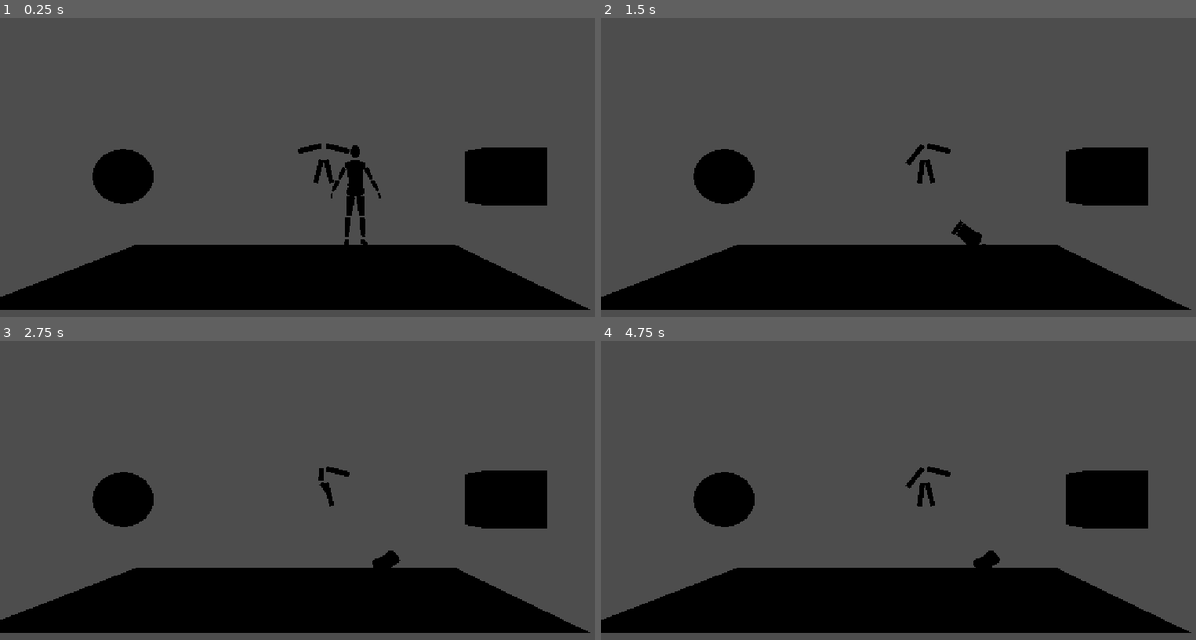
Above: before the commit, frames 1-4 (two rows, left to right).
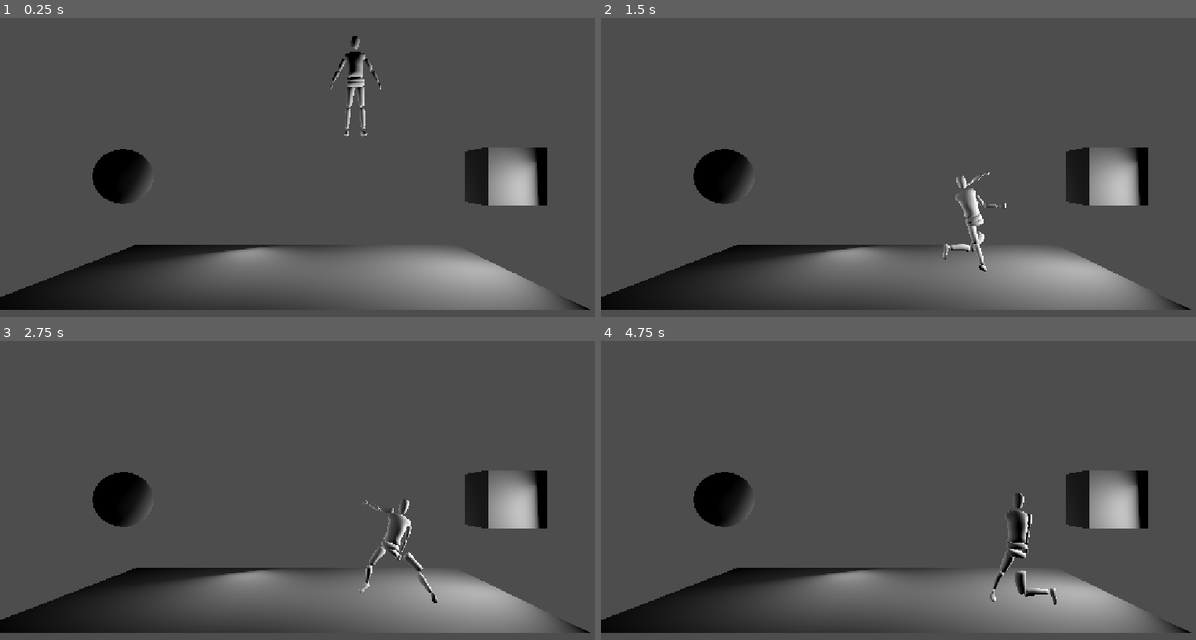
Above: after the commit, the same moments.

Repository: The-MEDINA/SNAP-back
Game: Godot game, scene res://Scenes/controlsTesting.tscn
The game is run twice, just before and just after one commit, with the same random seed, the same clock (stepped at 60 frames per second) and the same inputs. This scene is started directly instead of the project's main scene.
Inputs (mouse positions are in pixels of both pictures, inside the frame that each line leads up to):
- Up to frame 1 (0.25 s): no input
- Up to frame 2 (1.5 s): move the mouse to (1053, 158) at 0.52 s; press the mouse at (1053, 158) at 0.53 s; hold D (LeftThumbstickRight) 0.53-1.28 s; right-click (1053, 158) at 0.8 s; move the mouse to (791, 194) at 1.27 s; release the mouse at (791, 194) at 1.28 s; hold S (LeftThumbstickDown) from 1.28 s (still down); right-click (791, 194) at 1.35 s
- Up to frame 3 (2.75 s): click (190, 517) at 1.55 s; move the mouse to (374, 421) at 2.02 s; release S (LeftThumbstickDown) at 2.03 s; press the mouse at (374, 421) at 2.03 s; hold D (LeftThumbstickRight) from 2.03 s (still down); right-click (374, 421) at 2.3 s
- Up to frame 4 (4.75 s): move the mouse to (880, 571) at 2.77 s; release D (LeftThumbstickRight) at 2.78 s; release the mouse at (880, 571) at 2.78 s; hold W (LeftThumbstickUp) 2.78-3.53 s; right-click (880, 571) at 2.85 s; click (880, 571) at 3.05 s; move the mouse to (1100, 553) at 3.52 s; press the mouse at (1100, 553) at 3.53 s; hold S (LeftThumbstickDown) from 3.53 s (still down); right-click (1100, 553) at 3.8 s; move the mouse to (725, 445) at 4.27 s; release the mouse at (725, 445) at 4.28 s; right-click (725, 445) at 4.35 s; click (725, 445) at 4.55 s

The runs differ from the first frame. In frame 1, 19% of the frame differs, in the area x 10-99%, y 6-98%; in frame 2, 19%; in frame 3, 18%; in frame 4, 19%.

Commit message:
Body anti-flopping code in characterController

Diff:
--- a/snap-back/Character/top.tscn
+++ b/snap-back/Character/top.tscn
@@ -85,7 +85,7 @@
 radius = 0.025635619
 height = 0.2551312
 
-[node name="Top2" type="Node3D" unique_id=1504632149]
+[node name="Top" type="Node3D" unique_id=1504632149]
 script = ExtResource("1_5gjlt")
 
 [node name="ArmatureTop" type="Node3D" parent="." unique_id=1541505979]
@@ -170,10 +170,10 @@
 [node name="PhysicalBoneSimulator3D" type="PhysicalBoneSimulator3D" parent="ArmatureTop/Skeleton3D" unique_id=361372472]
 
 [node name="Physical Bone RootTorso" type="PhysicalBone3D" parent="ArmatureTop/Skeleton3D/PhysicalBoneSimulator3D" unique_id=197949460]
-transform = Transform3D(1, 2.3842188e-07, 2.1316282e-13, -2.180153e-08, 0.09144187, -0.99581045, -2.3742301e-07, 0.99581045, 0.09144187, 1.233134e-10, 0.29997373, 0.0057995953)
-visible = false
-joint_offset = Transform3D(1, 0, 0, 0, 1, 0, 0, 0, 1, -1.2342233e-10, 2.2544565e-07, 0.25880635)
-body_offset = Transform3D(1, 3.2684966e-12, 2.2026825e-13, 2.220446e-13, -7.450581e-09, -1.0000001, -3.2969183e-12, 1.0000001, -7.450581e-09, 1.2336532e-10, 0.25880638, -2.2351742e-07)
+transform = Transform3D(1, 2.3842188e-07, 2.1316282e-13, -2.180153e-08, 0.09144187, -0.99581045, -2.3742301e-07, 0.99581045, 0.09144187, 1.4748429e-10, 0.29997373, 0.0057995953)
+visible = false
+joint_offset = Transform3D(1, 0, 0, 0, 1, 0, 0, 0, 1, -1.4759322e-10, 2.2544565e-07, 0.25880635)
+body_offset = Transform3D(1, 3.2684966e-12, 2.2026825e-13, 2.220446e-13, -7.450581e-09, -1.0000001, -3.2969183e-12, 1.0000001, -7.450581e-09, 1.475362e-10, 0.25880638, -2.2351742e-07)
 mass = 4.0
 bone_name = "RootTorso"
 
@@ -223,7 +223,7 @@
 mass = 8.5
 bone_name = "ForearmL"
 joint_constraints/angular_limit_enabled = false
-joint_constraints/angular_limit_upper = 169.99997
+joint_constraints/angular_limit_upper = 169.99995
 joint_constraints/angular_limit_lower = 0.0
 joint_constraints/angular_limit_bias = 0.3
 joint_constraints/angular_limit_softness = 0.9
@@ -275,7 +275,7 @@
 bone_name = "ForearmR"
 joint_constraints/angular_limit_enabled = false
 joint_constraints/angular_limit_upper = 0.0
-joint_constraints/angular_limit_lower = -169.99997
+joint_constraints/angular_limit_lower = -169.99995
 joint_constraints/angular_limit_bias = 0.3
 joint_constraints/angular_limit_softness = 0.9
 joint_constraints/angular_limit_relaxation = 1.0
--- a/snap-back/Scenes/controlsTesting.tscn
+++ b/snap-back/Scenes/controlsTesting.tscn
@@ -2,11 +2,9 @@
 
 [ext_resource type="Script" uid="uid://bkj4gqnxp8h6h" path="res://Scripts/gameStateMachine.gd" id="1_m2lay"]
 [ext_resource type="Script" uid="uid://cgsidc77wnwmg" path="res://Scripts/cameraController.gd" id="1_n7tqr"]
-[ext_resource type="Script" uid="uid://cbgw1kae8a2b" path="res://Scripts/limb.gd" id="1_r4tmq"]
+[ext_resource type="Script" uid="uid://cfu1b0fs0y1b4" path="res://Scripts/characterController.gd" id="3_gg4yg"]
 [ext_resource type="PackedScene" uid="uid://b4rd8a8jyeqrj" path="res://Character/bottom_1.tscn" id="4_gg4yg"]
 [ext_resource type="PackedScene" uid="uid://bh6a3dx6tk8on" path="res://Character/top.tscn" id="5_6tqc2"]
-
-[sub_resource type="BoxMesh" id="BoxMesh_u1c42"]
 
 [sub_resource type="SphereMesh" id="SphereMesh_5f8x6"]
 
@@ -30,32 +28,6 @@
 object2 = NodePath("../TestCharacter2")
 cameraBounds = NodePath("../CameraBounds")
 
-[node name="Limb" type="MeshInstance3D" parent="." unique_id=419198381]
-transform = Transform3D(0.1, 0, 0, 0, 0.5, 0, 0, 0, 0.1, 0.5843823, 0.35, -1.0211128)
-mesh = SubResource("BoxMesh_u1c42")
-script = ExtResource("1_r4tmq")
-baseDirection = Vector3(-0.25, -1.01, 0)
-
-[node name="Limb2" type="MeshInstance3D" parent="." unique_id=2119752659]
-transform = Transform3D(0.1, 0, 0, 0, 0.5, 0, 0, 0, 0.1, 0.68438244, 0.35, -1.0211128)
-mesh = SubResource("BoxMesh_u1c42")
-script = ExtResource("1_r4tmq")
-left = false
-baseDirection = Vector3(0.25, -1.01, 0)
-
-[node name="Limb3" type="MeshInstance3D" parent="." unique_id=209792086]
-transform = Transform3D(0.1, 0, 0, 0, 0.5, 0, 0, 0, 0.1, 0.5843823, 0.65, -1.0211128)
-mesh = SubResource("BoxMesh_u1c42")
-script = ExtResource("1_r4tmq")
-baseDirection = Vector3(-1.01, -0.25, 0)
-
-[node name="Limb4" type="MeshInstance3D" parent="." unique_id=411923115]
-transform = Transform3D(0.1, 0, 0, 0, 0.5, 0, 0, 0, 0.1, 0.68438244, 0.6503435, -1.0211128)
-mesh = SubResource("BoxMesh_u1c42")
-script = ExtResource("1_r4tmq")
-left = false
-baseDirection = Vector3(1.01, -0.25, 0)
-
 [node name="TestCharacter1" type="MeshInstance3D" parent="." unique_id=1506427710]
 transform = Transform3D(1, 0, 0, 0, 1, 0, 0, 0, 1, -3.0600567, 0, 0)
 mesh = SubResource("SphereMesh_5f8x6")
@@ -70,17 +42,18 @@
 mesh = SubResource("BoxMesh_32bnj")
 
 [node name="Character" type="Node3D" parent="." unique_id=2122778959]
-transform = Transform3D(1, 0, 0, 0, 1, 0, 0, 0, 1, 1.187875, 0, 0)
+transform = Transform3D(1, 0, 0, 0, 1, 0, 0, 0, 1, 1.187875, 2.0047445, 0)
+script = ExtResource("3_gg4yg")
 
 [node name="Bottom" parent="Character" unique_id=623702786 instance=ExtResource("4_gg4yg")]
 
 [node name="Top" parent="Character" unique_id=1504632149 instance=ExtResource("5_6tqc2")]
 
-[node name="Generic6DOFJoint3D" type="Generic6DOFJoint3D" parent="Character" unique_id=829068928]
+[node name="Joint" type="Generic6DOFJoint3D" parent="Character" unique_id=829068928]
 
 [node name="StaticBody3D" type="StaticBody3D" parent="." unique_id=942030583]
 transform = Transform3D(1, 0, 0, 0, 1, 0, 0, 0, 1, 0, -1.619222, 0)
-collision_layer = 7
+collision_layer = 15
 collision_mask = 7
 
 [node name="CollisionShape3D" type="CollisionShape3D" parent="StaticBody3D" unique_id=1802266197]
@@ -90,3 +63,20 @@
 [node name="MeshInstance3D" type="MeshInstance3D" parent="StaticBody3D" unique_id=373406836]
 transform = Transform3D(3.8729856, 0, 0, 0, 1, 0, 0, 0, 2.2399645, -0.013361692, -0.03812933, 0.013332367)
 mesh = SubResource("PlaneMesh_1ohda")
+
+[node name="RimLight" type="AreaLight3D" parent="." unique_id=58461841]
+transform = Transform3D(-0.8423944, -0.13556771, -0.5215296, -0.011225865, 0.9720411, -0.23454238, 0.53874457, -0.19172256, -0.8203638, -1.230411, -1.2692876, -1.8037711)
+light_energy = 2.0
+light_cull_mask = 4294967293
+
+[node name="FillLight" type="AreaLight3D" parent="." unique_id=1179843079]
+transform = Transform3D(0.7438535, 0.6246871, -0.23758785, -0.3065101, 0.6347569, 0.7093202, 0.59391373, -0.4548072, 0.66363907, -0.6493573, 0.44408208, 0.96562314)
+light_energy = 0.465
+shadow_enabled = true
+shadow_blur = 3.0
+
+[node name="KeyLight" type="AreaLight3D" parent="." unique_id=1916879357]
+transform = Transform3D(0.099182636, 0.26018825, 0.96045035, -0.97518677, 0.21739995, 0.04181026, -0.19792332, -0.9407653, 0.27529442, 4.270453, -0.24705529, 0.46379066)
+light_energy = 5.139
+shadow_enabled = true
+shadow_blur = 0.5
--- a/snap-back/Scripts/characterController.gd
+++ b/snap-back/Scripts/characterController.gd
@@ -1,12 +1,39 @@
-extends Node
+extends Node3D
 
-var boneSim: PhysicalBoneSimulator3D
+# Physics values
+@export var heightToRunMaintenance = 0.75
+@export var heightToMaintain = 0.65
+@export var heightMaintenanceStrength = 100.0
+@export var uprightMaintenanceStrength = 30.0
+
+# Joints
+var joint: Generic6DOFJoint3D
+var topBoneSim: PhysicalBoneSimulator3D
+var bottomBoneSim: PhysicalBoneSimulator3D
+var topJoint: PhysicalBone3D
+var bottomJoint: PhysicalBone3D
+var rightThigh: PhysicalBone3D
 var leftThigh: PhysicalBone3D
+var rightUpperArm: PhysicalBone3D
+var leftUpperArm: PhysicalBone3D
 
 # Called when the node enters the scene tree for the first time.
 func _ready() -> void:
-	var boneSim = get_node(self.name + "/ArmatureBottom/Skeleton3D/PhysicalBoneSimulator3D")
-	leftThigh = boneSim.get_node('Physical Bone ThighL') as PhysicalBone3D
+	# Assign variables
+	joint = $Joint
+	topBoneSim = $Top/ArmatureTop/Skeleton3D/PhysicalBoneSimulator3D
+	bottomBoneSim = $Bottom/ArmatureBottom/Skeleton3D/PhysicalBoneSimulator3D
+	# Get joints to connect
+	topJoint = topBoneSim.get_node('Physical Bone RootTorso') as PhysicalBone3D
+	bottomJoint = bottomBoneSim.get_node('Physical Bone RootHip') as PhysicalBone3D
+	# Connect bodies
+	joint.node_a = topJoint.get_path()
+	joint.node_b = bottomJoint.get_path()
+	# Assign variables
+	rightThigh = bottomBoneSim.get_node('Physical Bone ThighR') as PhysicalBone3D
+	leftThigh = bottomBoneSim.get_node('Physical Bone ThighL') as PhysicalBone3D
+	rightUpperArm = topBoneSim.get_node('Physical Bone UpperArmR') as PhysicalBone3D
+	leftUpperArm = topBoneSim.get_node('Physical Bone UpperArmL') as PhysicalBone3D
 
 # Called every frame. 'delta' is the elapsed time since the previous frame.
 func _process(delta: float) -> void:
@@ -16,5 +43,42 @@
 func _physics_process(delta: float) -> void:
 	var leftThumbstick = Input.get_vector("LeftThumbstickLeft", "LeftThumbstickRight", "LeftThumbstickDown", "LeftThumbstickUp")
 	var rightThumbstick = Input.get_vector("RightThumbstickLeft", "RightThumbstickRight", "RightThumbstickDown", "RightThumbstickUp")
-	leftThigh.global_position = leftThigh.global_position + Vector3(leftThumbstick.x, leftThumbstick.y, 0.0) * delta
+	leftThigh.global_position = leftThigh.global_position + Vector3(leftThumbstick.x, leftThumbstick.y, 0.0) * delta * 3
+	print(bottomJoint.global_position)
+	# Check to see if body should be upright (only if body is close to ground), Character and Joint never actually move
+	var query = PhysicsRayQueryParameters3D.create(bottomJoint.global_position, bottomJoint.global_position + Vector3.DOWN * heightToRunMaintenance)
+	# Hit only layer 4 (4th bit position for 4th layer, 1000 in binary == 8 in decimal)
+	query.collision_mask = 8
+	var space = get_world_3d().direct_space_state
+	var result = space.intersect_ray(query)
+	if result:
+		_keepUpright(delta)
+		_keepHeight(delta, result.position.y)
 	pass
+
+# Keep the body upright
+func _keepUpright(delta: float) -> void:
+	# Get up direction (direction from bottomJoint to topJoint)
+	var bodyUpDirection = (topJoint.global_position - bottomJoint.global_position).normalized()
+	# Get rotation axis (direction perpendicular to up direction and Vector3.UP)
+	var axis = bodyUpDirection.cross(Vector3.UP)
+	# How far to rotate
+	var angle = bodyUpDirection.angle_to(Vector3.UP)
+	# length_squared runs faster than length, avoid rotating when length == 0 (which occurs when up direction and Vector3.UP are parallel)
+	if axis.length_squared() == 0.0:
+		return
+	axis = axis.normalized()
+	# Rotation direction * angle to rotate (stronger rotation when angle is higher) * additional strength
+	var correction = axis * angle * uprightMaintenanceStrength
+	# Rotate torso, apply oppsoite rotation to pelvis to avoid spinning forever
+	topJoint.angular_velocity += correction
+	bottomJoint.angular_velocity -= correction
+
+# Keep the body (somewhat) off of the floor
+func _keepHeight(delta: float, floor: float) -> void:
+	# Get ideal height and see if the pelvis is below that height
+	var desired_height = floor + heightToMaintain
+	if bottomJoint.global_position.y < desired_height:
+		# If below that height, apply velocity to correct for difference in height
+		var error = desired_height - bottomJoint.global_position.y
+		bottomJoint.linear_velocity.y += error * heightMaintenanceStrength
--- a/snap-back/Scripts/limb.gd
+++ /dev/null
@@ -1,34 +0,0 @@
-extends Node
-
-# Variables
-var mesh = self
-@export var left = true
-@export var startingMeshHeight = 0.5
-var origin: Vector3
-@export var baseDirection = Vector3(0, -1.01, 0)
-@export var lowBase = false
-
-# Called when the node enters the scene tree for the first time.
-func _ready() -> void:
-	origin = mesh.global_position
-	baseDirection = baseDirection / 1000 if lowBase else baseDirection
-	pass
-
-# Called every frame. 'delta' is the elapsed time since the previous frame.
-func _process(delta: float) -> void:
-	var thumbstick = (
-		Input.get_vector("LeftThumbstickLeft", "LeftThumbstickRight", "LeftThumbstickDown", "LeftThumbstickUp")
-		if left else
-		Input.get_vector("RightThumbstickLeft", "RightThumbstickRight", "RightThumbstickDown", "RightThumbstickUp",)
-		)
-	# Make it look like a fake limb!
-	mesh.scale.y = startingMeshHeight
-	var meshHeight = mesh.scale.y
-	var trigger = Input.get_action_strength("LeftTrigger") if left else Input.get_action_strength("RightTrigger")
-	meshHeight = mesh.scale.y - (mesh.scale.y / 2 * trigger)
-	mesh.scale.y = meshHeight;
-	var actualDirection: Vector3 = (Vector3(thumbstick.x, thumbstick.y, 0) + baseDirection).normalized()
-	mesh.look_at(mesh.global_position + actualDirection, Vector3.UP)
-	mesh.global_position = origin + meshHeight / 2 * actualDirection
-	mesh.rotate_z(PI / 2)
-	pass
Not shown, removed: snap-back/Scripts/limb.gd.uid
